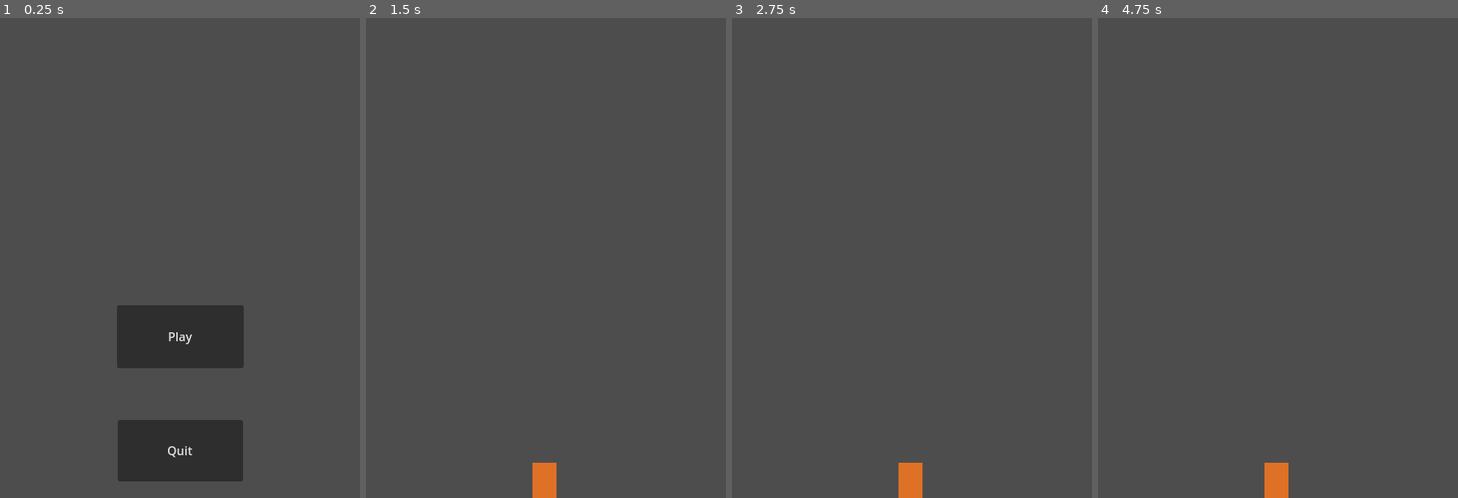
Above: before the commit, frames 1-4 (left to right).
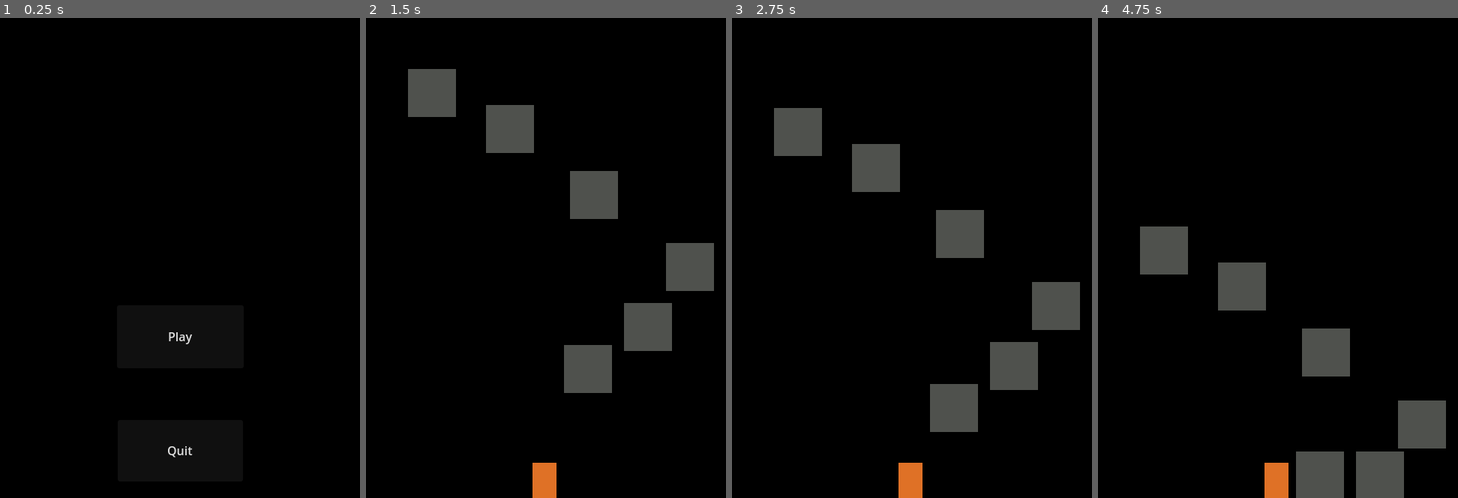
Above: after the commit, the same moments.

Repository: JachymDolezal/game-jam-solo
Game: Godot game, scene res://Menu/menu.tscn
The game is run twice, just before and just after one commit, with the same random seed, the same clock (stepped at 60 frames per second) and the same inputs.
Inputs:
- Up to frame 1 (0.25 s): no input
- Up to frame 2 (1.5 s): click "Play" at 0.5 s; hold Right (Arrow_right) from 1.28 s (still down); tap J (Ability) at 1.35 s
- Up to frame 3 (2.75 s): keep holding Right (Arrow_right); tap Space (Jump) at 1.52, 2.27 s; tap Shift (Dash) at 2.1 s
- Up to frame 4 (4.75 s): release Right (Arrow_right) at 2.78 s; hold Left (Arrow_left) 2.78-3.53 s; tap J (Ability) at 2.85, 4.35 s; hold Right (Arrow_right) from 3.53 s (still down); tap Shift (Dash) at 3.6 s; tap Space (Jump) at 3.77, 4.52 s

The runs differ from the first frame. In frame 1, 100% of the frame differs, in the area x 0-100%, y 0-100%; in frame 2, 92%; in frame 3, 92%; in frame 4, 92%.

Commit message:
add basic obstacles demo with rigid body

Diff:
--- a/Main/main.tscn
+++ b/Main/main.tscn
@@ -1,7 +1,8 @@
-[gd_scene load_steps=5 format=3 uid="uid://bvmij54nu7egf"]
+[gd_scene load_steps=6 format=3 uid="uid://bvmij54nu7egf"]
 
 [ext_resource type="PackedScene" uid="uid://cdmssg6gxil4e" path="res://Player.tscn" id="1_neau2"]
 [ext_resource type="PackedScene" uid="uid://bex55oi201ynx" path="res://floor.tscn" id="2_jgu68"]
+[ext_resource type="PackedScene" uid="uid://2kvjleegv40p" path="res://obstacle_1.tscn" id="3_qivix"]
 
 [sub_resource type="RectangleShape2D" id="RectangleShape2D_wbkvr"]
 size = Vector2(8, 640)
@@ -27,3 +28,21 @@
 [node name="CollisionShape2D2" type="CollisionShape2D" parent="CharacterBody2D"]
 position = Vector2(-4, 320)
 shape = SubResource("RectangleShape2D_nq2by")
+
+[node name="Obstacle1" parent="." instance=ExtResource("3_qivix")]
+position = Vector2(376, 400)
+
+[node name="RigidBody2D" parent="." instance=ExtResource("3_qivix")]
+position = Vector2(296, 456)
+
+[node name="RigidBody2D2" parent="." instance=ExtResource("3_qivix")]
+position = Vector2(432, 320)
+
+[node name="RigidBody2D3" parent="." instance=ExtResource("3_qivix")]
+position = Vector2(304, 224)
+
+[node name="RigidBody2D4" parent="." instance=ExtResource("3_qivix")]
+position = Vector2(192, 136)
+
+[node name="RigidBody2D5" parent="." instance=ExtResource("3_qivix")]
+position = Vector2(88, 88)
--- /dev/null
+++ b/obstacle_1.gd
@@ -0,0 +1,16 @@
+extends CharacterBody2D
+
+
+const SPEED = 300.0
+const JUMP_VELOCITY = -10
+
+# Get the gravity from the project settings to be synced with RigidBody nodes.
+var gravity = 5
+
+
+func _physics_process(delta):
+	# Add the gravity.
+	if not is_on_floor():
+		velocity.y += gravity * delta
+
+	move_and_slide()
--- /dev/null
+++ b/obstacle_1.tscn
@@ -0,0 +1,17 @@
+[gd_scene load_steps=3 format=3 uid="uid://2kvjleegv40p"]
+
+[ext_resource type="Texture2D" uid="uid://cqfpvnb5pfexe" path="res://Assets/Obstacles/obstacle1.png" id="1_x0qks"]
+
+[sub_resource type="RectangleShape2D" id="RectangleShape2D_wbmml"]
+size = Vector2(64, 64)
+
+[node name="RigidBody2D" type="RigidBody2D"]
+position = Vector2(-64, 0)
+mass = 0.02
+gravity_scale = 0.03
+
+[node name="CollisionShape2D" type="CollisionShape2D" parent="."]
+shape = SubResource("RectangleShape2D_wbmml")
+
+[node name="Sprite2D" type="Sprite2D" parent="."]
+texture = ExtResource("1_x0qks")
--- a/project.godot
+++ b/project.godot
@@ -79,3 +79,7 @@
 "events": [Object(InputEventKey,"resource_local_to_scene":false,"resource_name":"","device":-1,"window_id":0,"alt_press …(182 unchanged characters)…
 ]
 }
+
+[rendering]
+
+viewport/transparent_background=true
Binary file added: Assets/Obstacles/obstacle1.png
Not shown, added: Assets/Obstacles/obstacle1.png.import
